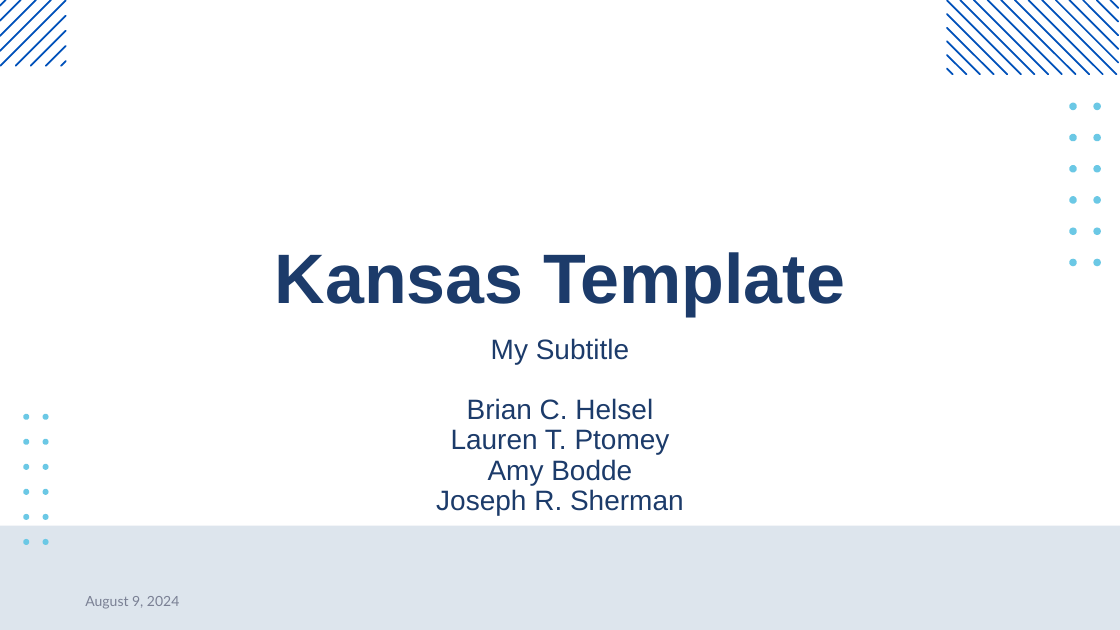
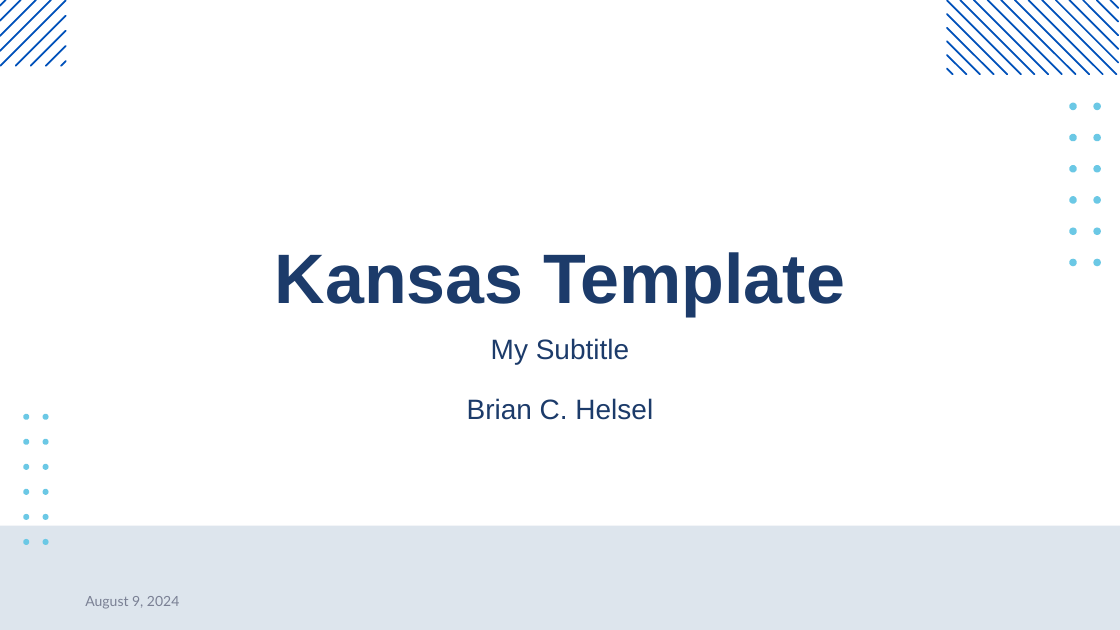
Before and after one commit to bhelsel/quarto-kansas, a slide deck: slide 1 of template.pptx. Drawn at 1120x630 pixels with LibreOffice and Linux fonts; fonts in the diff are those of the drawing; background and template pictures are left out. Boxes give left, top, right and bottom in pixels: in the first picture for what was removed or moved away, otherwise in the second. Text is boxed around its words. In the diff, an @@ line names an element or a change of style, - is before the commit and + after.

Commit message:
Update quarto-kansas

```diff
--- a/template.pptx
+++ b/template.pptx
@@ subtitle at (x1=467, y1=338, x2=653, y2=420): text changed @@
-My Subtitle
-Brian C. Helsel
-Lauren T. Ptomey
-Amy Bodde
-Joseph R. Sherman
+My Subtitle
+Brian C. Helsel
```
Also in this commit, not shown: 5 other files.
